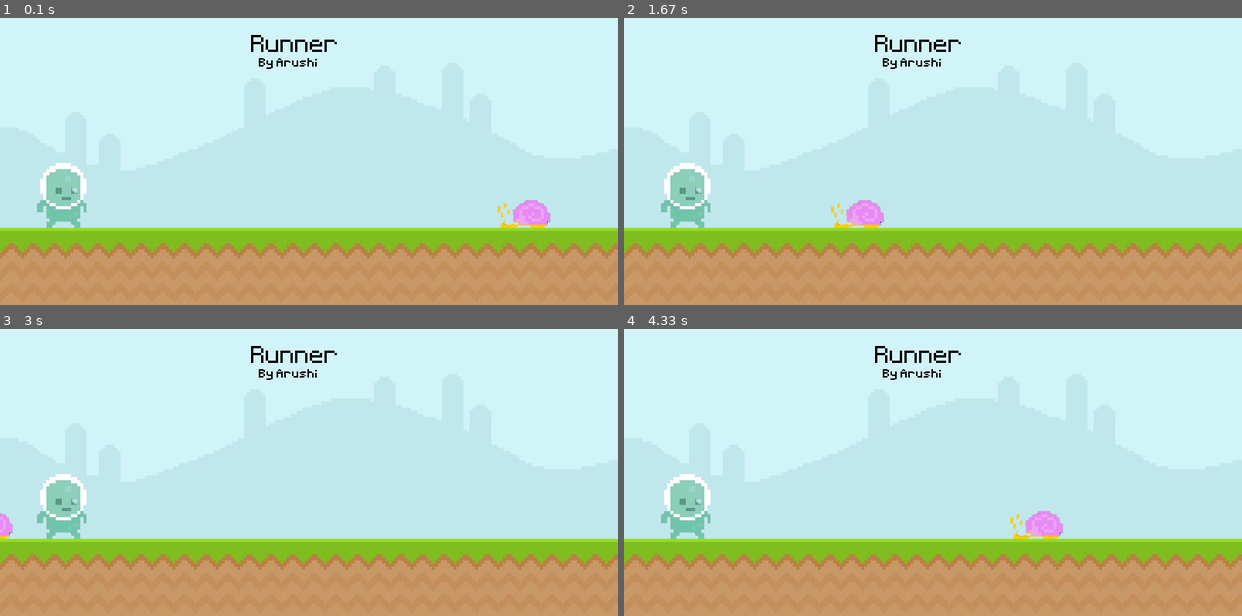
Above: before the commit, frames 1-4 (two rows, left to right).
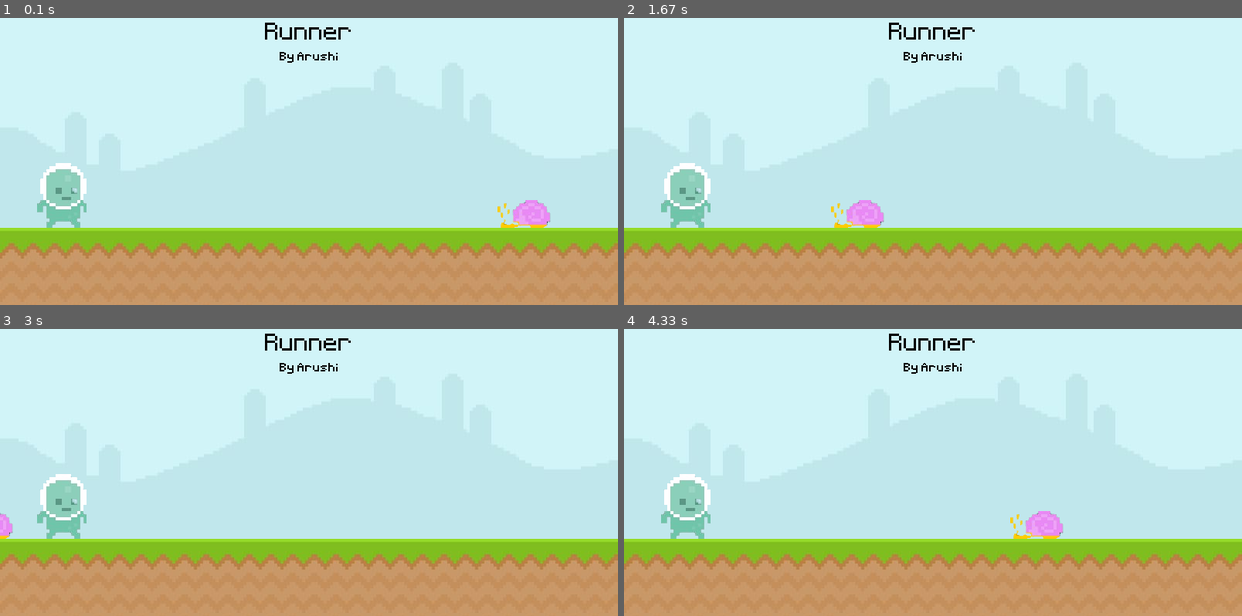
Above: after the commit, the same moments.

Repository: arushi32588/pygame.runner
Game: pygame game, started from runner.py
Same seed, same stepped clock (60 frames per second), same inputs: the game is played once before the commit and once after it.
Inputs:
- Up to frame 1 (0.1 s): no input
- Up to frame 2 (1.67 s): no input
- Up to frame 3 (3 s): no input
- Up to frame 4 (4.33 s): no input

The runs differ from the first frame. In frame 1, 0.7% of the frame differs, in the area x 40-57%, y 1-18%; in frame 2, 0.7%; in frame 3, 0.7%; in frame 4, 0.7%.

Commit message:
Positioning text in the centre through rectangles concept.

Diff:
--- a/runner.py
+++ b/runner.py
@@ -17,8 +17,11 @@
 snail_surf = pygame.image.load('graphics/Snail/snail1.png').convert_alpha()
 snail_rect = snail_surf.get_rect(midbottom = (700,300))
 
-text_surface1 = font1.render('Runner', False, 'Black')
-text_surface2 = font2.render('By Arushi', False, 'Black')
+score_surf = font1.render('Runner', False, 'Black')
+score_rect = score_surf.get_rect(center = (400, 50))
+
+by_surf = font2.render('By Arushi', False, 'Black')
+by_rect = by_surf.get_rect(center = (400, 80))
 
 while True:
     all_events = pygame.event.get()
@@ -29,8 +32,8 @@
     # draw all our elements
     screen.blit(ground_surface, (0,300)) # telling the system we want to place a ground on display surface
     screen.blit(sky_surface, (0,0)) # telling the system we want to place a sky on display surface
-    screen.blit(text_surface1, (325, 50))
-    screen.blit(text_surface2, (335, 80))
+    screen.blit(score_surf, score_rect)
+    screen.blit(by_surf, by_rect)
     screen.blit(player_surf, player_rect)
     screen.blit(snail_surf, snail_rect)
     snail_rect.left -= 4
